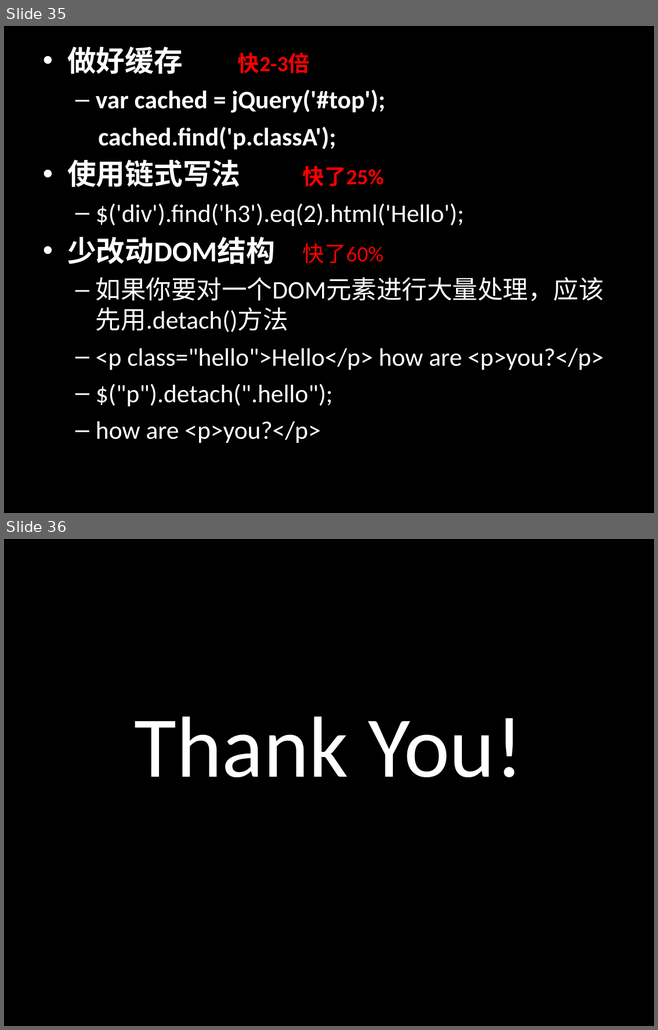
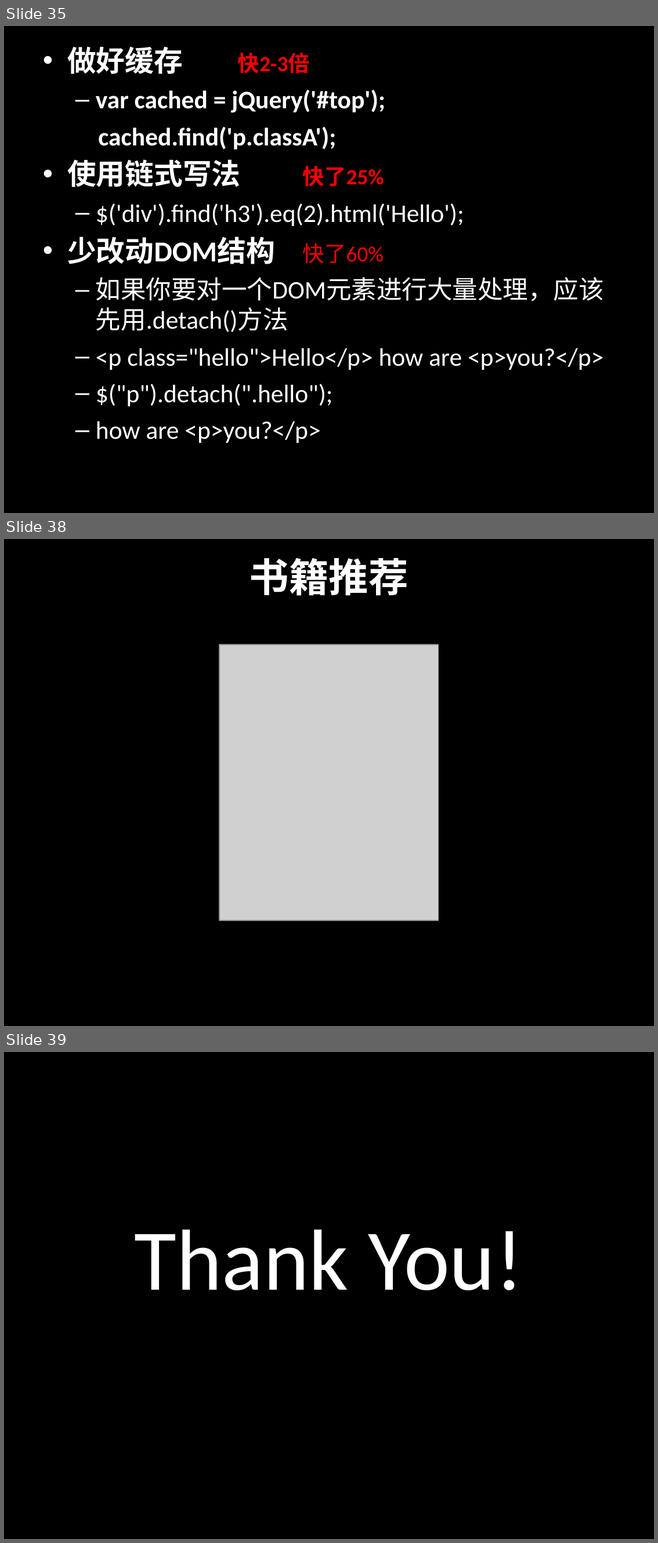
Before and after one commit to jianganglu/share-jquery-basic, a slide deck: jQuery基础应用.ppt. Shown one above the other, each under a label of ours: slides 35 and 36 before the commit, slides 35, 38 and 39 after it; the slides between them are not shown. The pictures are 658x1030 and 658x1543 pixels, drawn with LibreOffice and Linux fonts; fonts in the diff are those of the drawing; grey boxes stand for pictures. Boxes give left, top, right and bottom in pixels: in the first picture for what was removed or moved away, otherwise in the second. Text is boxed around its words. In the diff, an @@ line names an element or a change of style, - is before the commit and + after.

```diff
--- a/jQuery基础应用.ppt
+++ b/jQuery基础应用.ppt
@@ slide 38 added at (x1=4, y1=539, x2=654, y2=1026), background #000000 @@
@@ title added at (x1=249, y1=558, x2=408, y2=596), 44 pt, text #FFFFFF, bold @@
+书籍推荐
@@ picture added at (x1=219, y1=645, x2=438, y2=921) @@
@@ what was slide 36 is now slide 39 @@
```
Also in this commit, not shown: 1 slide changed, 2 other slides added, 11 other files.
